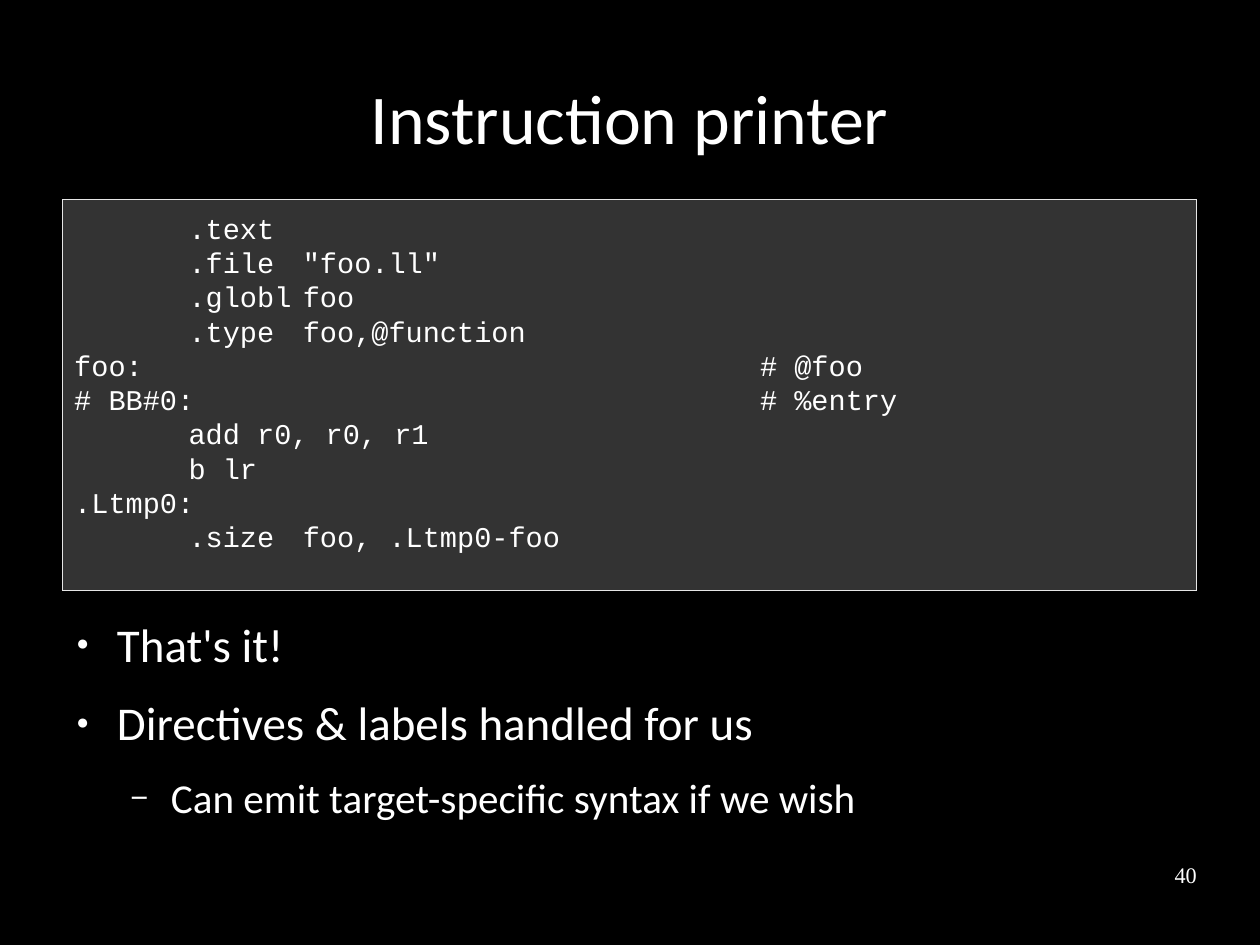
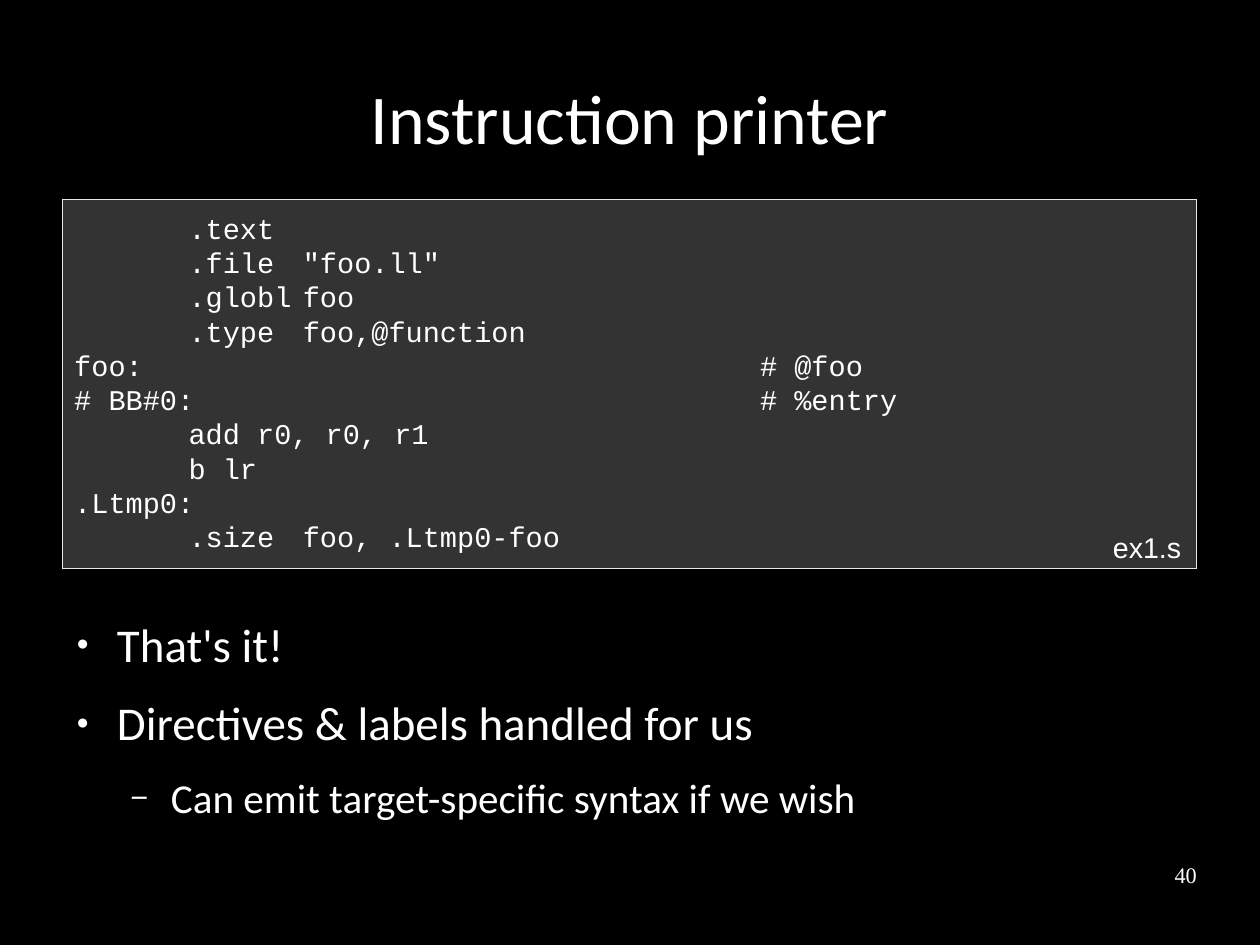
Before and after one commit to frasercrmck/llvm-leg, a slide deck: slide 40 of docs/Codeplay/Slides.odp. Drawn at 1260x945 pixels with LibreOffice and Linux fonts; fonts in the diff are those of the drawing. Boxes give left, top, right and bottom in pixels: in the first picture for what was removed or moved away, otherwise in the second. Text is boxed around its words. In the diff, an @@ line names an element or a change of style, - is before the commit and + after.

Commit message:
Fixing encoding table layout.

```diff
--- a/docs/Codeplay/Slides.odp
+++ b/docs/Codeplay/Slides.odp
@@ rectangle ".text" resized from (x1=63, y1=199, x2=1197, y2=590) to (x1=63, y1=199, x2=1197, y2=568) @@
@@ text added at (x1=1113, y1=538, x2=1181, y2=559), 18 pt, text #FFFFFF @@
+ex1.s
```
Also in this commit, not shown: 3 other slides changed.
